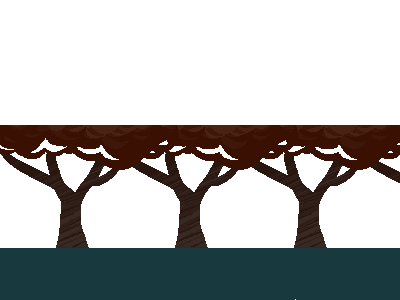
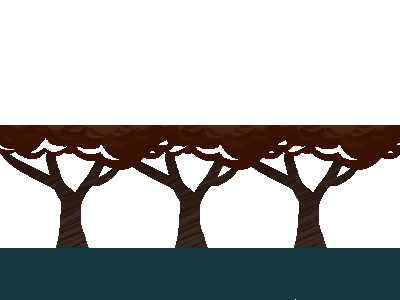
Layer changes from the first w=400, h=300 image to the second:
painted on "Folder2(4)" over [371, 161, 400, 183]
